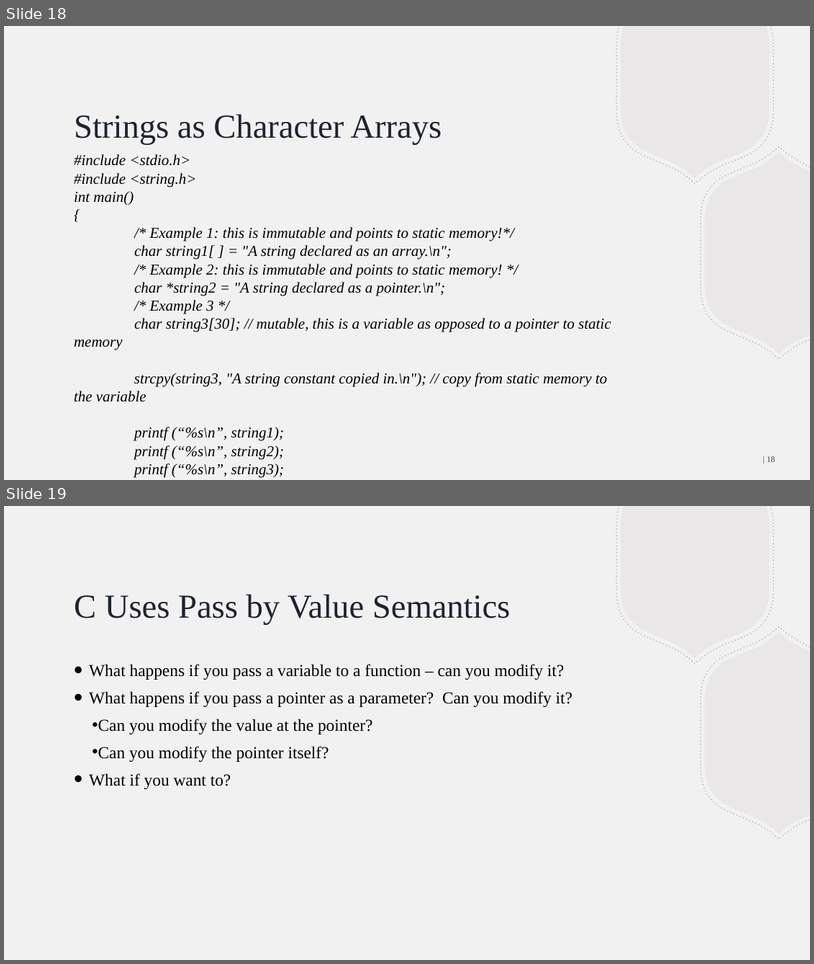
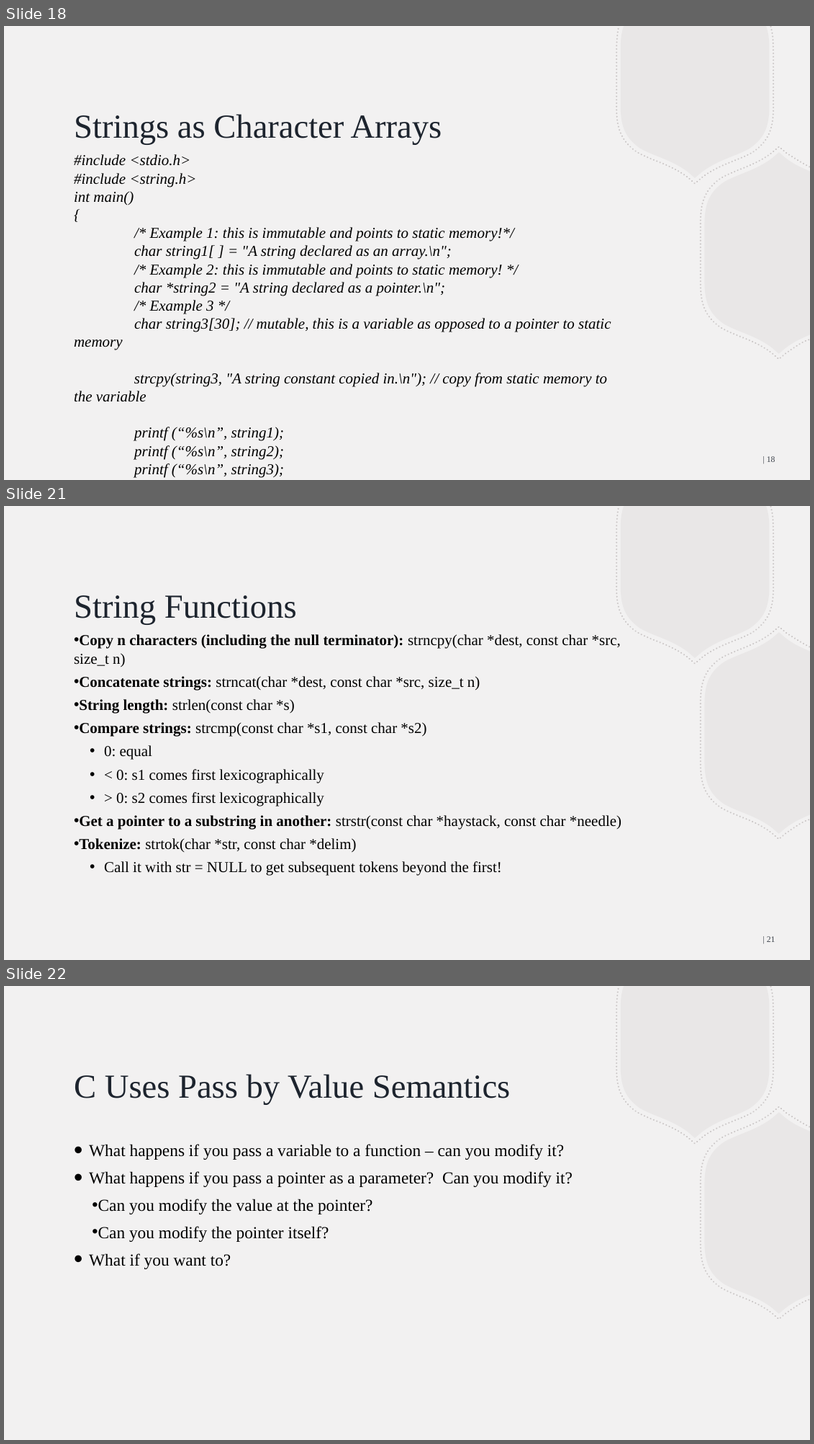
Before and after one commit to BillJr99/Ursinus-CS376, a slide deck: files/lectures/introc.pptx. Shown one above the other, each under a label of ours: slides 18 and 19 before the commit, slides 18, 21 and 22 after it; the slides between them are not shown. The pictures are 814x964 and 814x1444 pixels, drawn with LibreOffice and Linux fonts; fonts in the diff are those of the drawing. Boxes give left, top, right and bottom in pixels: in the first picture for what was removed or moved away, otherwise in the second. Text is boxed around its words. In the diff, an @@ line names an element or a change of style, - is before the commit and + after.

```diff
--- a/files/lectures/introc.pptx
+++ b/files/lectures/introc.pptx
@@ slide 21 added at (x1=4, y1=506, x2=810, y2=960), background #F2F1F1; not listed: 4 template elements that a slide beside it also shows @@
@@ title added at (x1=74, y1=595, x2=297, y2=625), 40 pt, text #1D242E @@
+String Functions
@@ text added at (x1=74, y1=634, x2=622, y2=872), 18 pt, text #000000 @@
+• Copy n characters (including the null terminator): strncpy(char *dest, const char *src, size_t n)
+• Concatenate strings: strncat(char *dest, const char *src, size_t n)
+• String length: strlen(const char *s)
+• Compare strings: strcmp(const char *s1, const char *s2)
+  • 0: equal
+  • < 0: s1 comes first lexicographically
+  • > 0: s2 comes first lexicographically
+• Get a pointer to a substring in another: strstr(const char *haystack, const char *needle)
+• Tokenize: strtok(char *str, const char *delim)
+  • Call it with str = NULL to get subsequent tokens beyond the first!
@@ page number added at (x1=767, y1=936, x2=776, y2=942), 10 pt, text #1D242E at 85% opacity @@
+| 21
@@ what was slide 19 is now slide 22 @@
```
Also in this commit, not shown: 2 other slides added.
